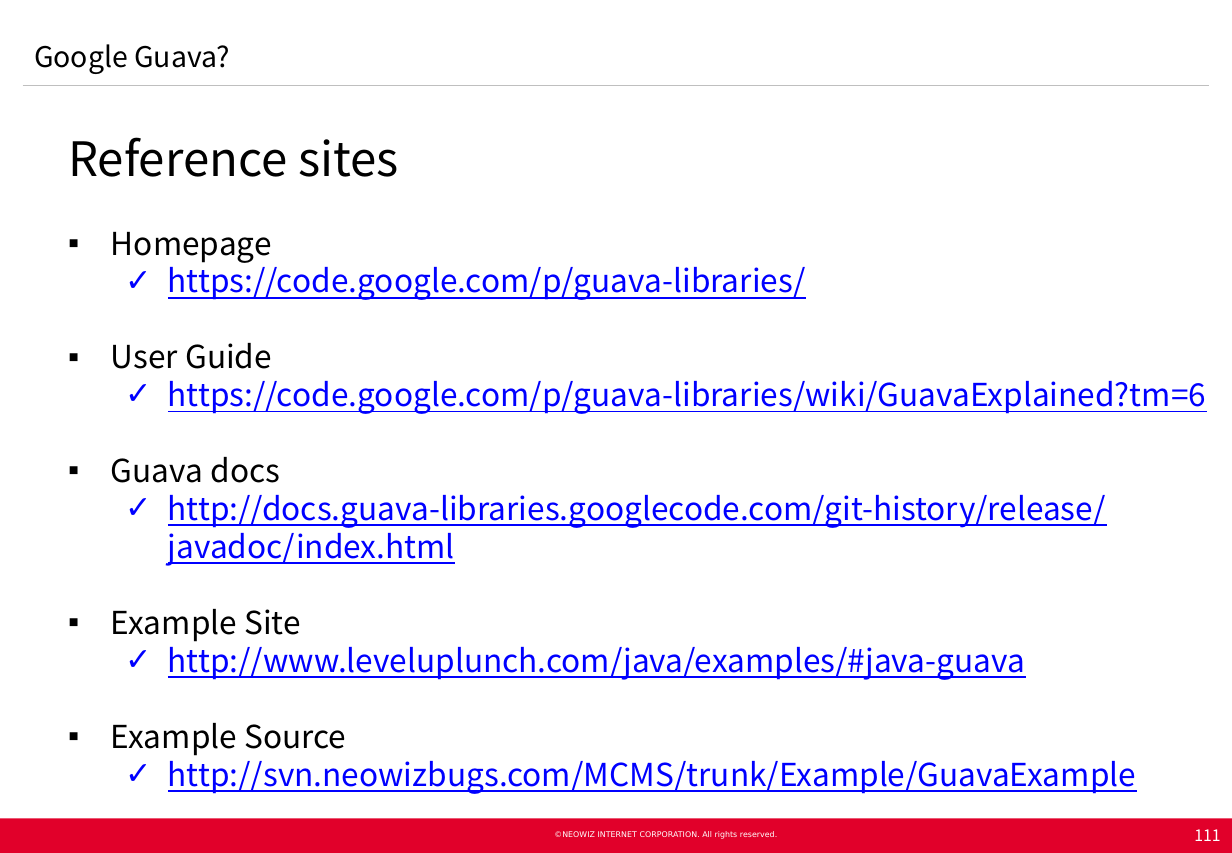
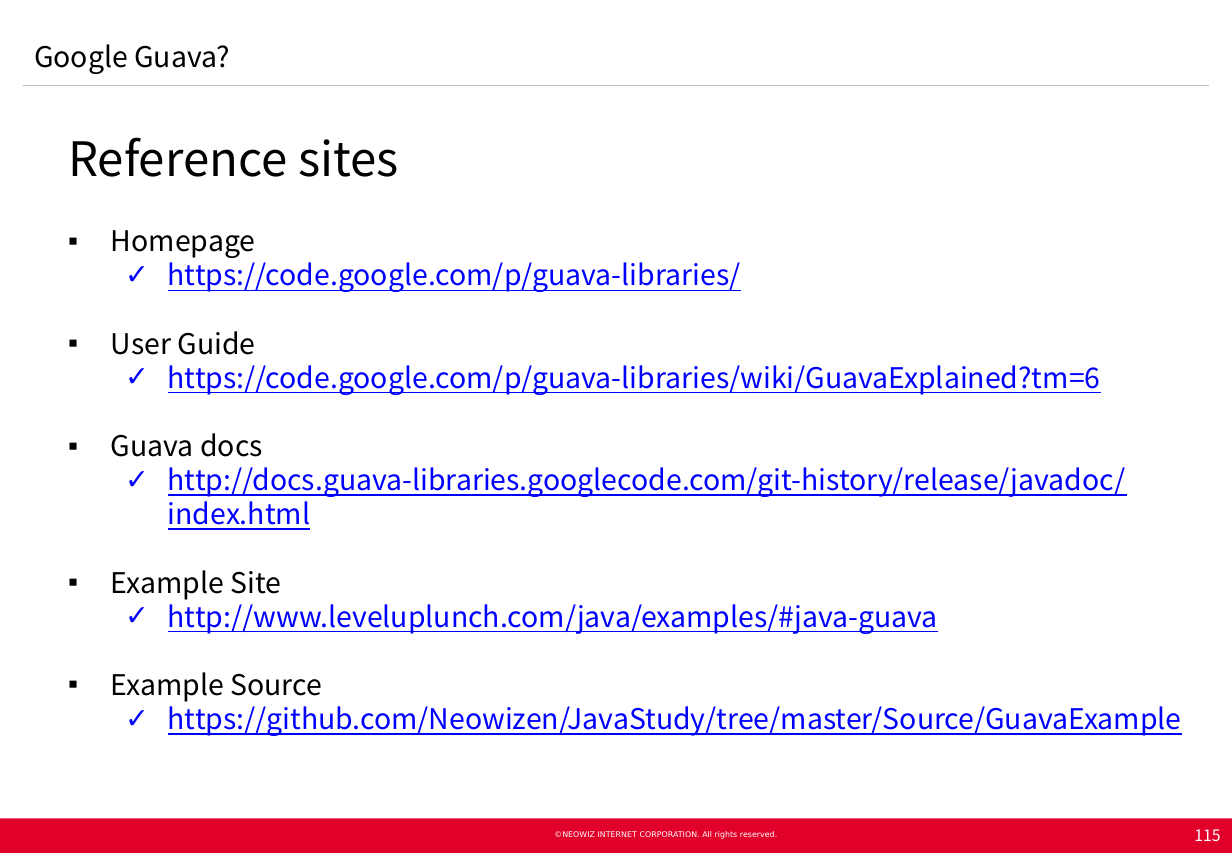
Before and after one commit to Neowizen/JavaStudy, a slide deck: slide 115 of Document/[2015.02.11] Java Study 1차 - Google Guava.pptx (slide 111 before the commit). Drawn at 1232x853 pixels with LibreOffice and Linux fonts; fonts in the diff are those of the drawing; background and template pictures are left out. Boxes give left, top, right and bottom in pixels: in the first picture for what was removed or moved away, otherwise in the second. Text is boxed around its words. In the diff, an @@ line names an element or a change of style, - is before the commit and + after.

Commit message:
자바 스터디 자료 - Guava 내용 추가

```diff
--- a/Document/[2015.02.11] Java Study 1차 - Google Guava.pptx
+++ b/Document/[2015.02.11] Java Study 1차 - Google Guava.pptx
@@ text at [111,230,1125,702]: size 20 to 18 pt in "Homepage", "https://code.google.com/p/guava-libraries/", "User Guide", "https://code.google.com/p/guava-libraries/wiki/GuavaExplaine ..." and 5 more places @@
@@ text at [168,701,1182,736]: text changed; size 20 to 18 pt @@
-    ✓ http://svn.neowizbugs.com/MCMS/trunk/Example/GuavaExample
+    ✓ https://github.com/Neowizen/JavaStudy/tree/master/Source/GuavaExample
@@ page number at [1194,829,1220,841]: text changed @@
-111
+115
```
Also in this commit, not shown: 2 other slides changed, 6 slides added, 2 slides removed, 2 other files.
